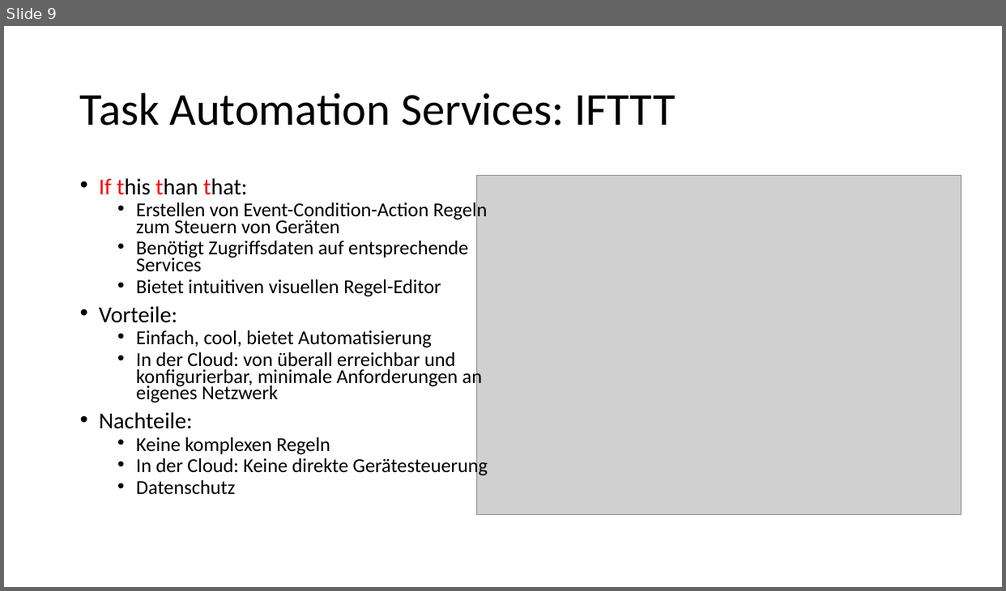
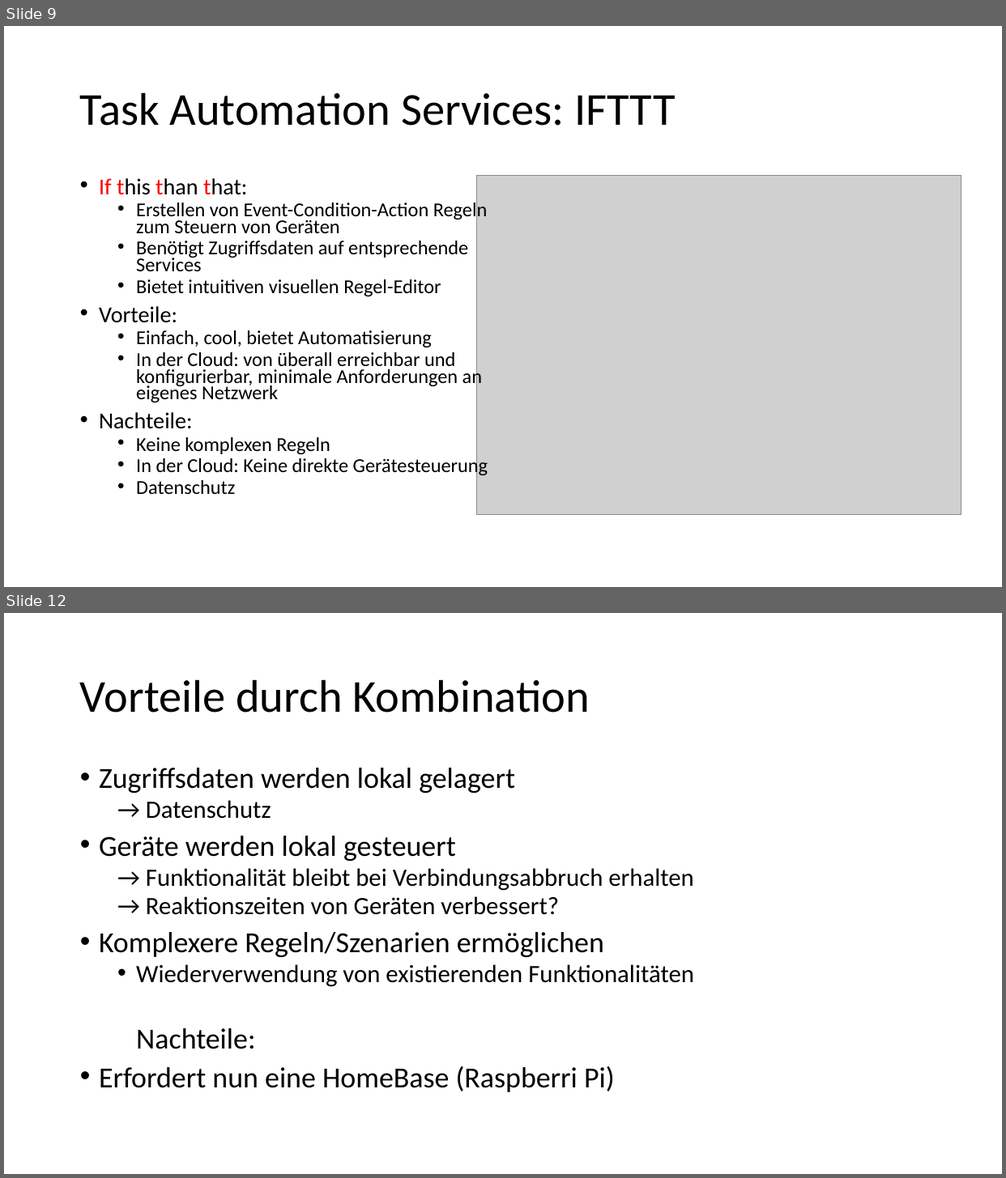
Before and after one commit to WarZealot/master, a slide deck: Master-Arbeit/Vortrag/Master-Arbeit.odp. Shown one above the other, each under a label of ours: slide 9 before the commit, slides 9 and 12 after it; the slides between them are not shown. The pictures are 1006x591 and 1006x1178 pixels, drawn with LibreOffice and Linux fonts; fonts in the diff are those of the drawing; grey boxes stand for pictures. Boxes give left, top, right and bottom in pixels: in the first picture for what was removed or moved away, otherwise in the second. Text is boxed around its words. In the diff, an @@ line names an element or a change of style, - is before the commit and + after.

```diff
--- a/Master-Arbeit/Vortrag/Master-Arbeit.odp
+++ b/Master-Arbeit/Vortrag/Master-Arbeit.odp
@@ slide 12 added at (4, 613, 1002, 1174), background #FFFFFF @@
@@ title added at (80, 679, 590, 713), 44 pt, text #000000 @@
+Vorteile durch Kombination
@@ text added at (99, 768, 694, 1093), 24 pt, text #000000 @@
+• Zugriffsdaten werden lokal gelagert
+  → Datenschutz
+• Geräte werden lokal gesteuert
+  → Funktionalität bleibt bei Verbindungsabbruch erhalten
+  → Reaktionszeiten von Geräten verbessert?
+• Komplexere Regeln/Szenarien ermöglichen
+  • Wiederverwendung von existierenden Funktionalitäten
+Nachteile:
+• Erfordert nun eine HomeBase (Raspberri Pi)
```
Also in this commit, not shown: 8 slides changed, 3 other slides added, 3 other files.
